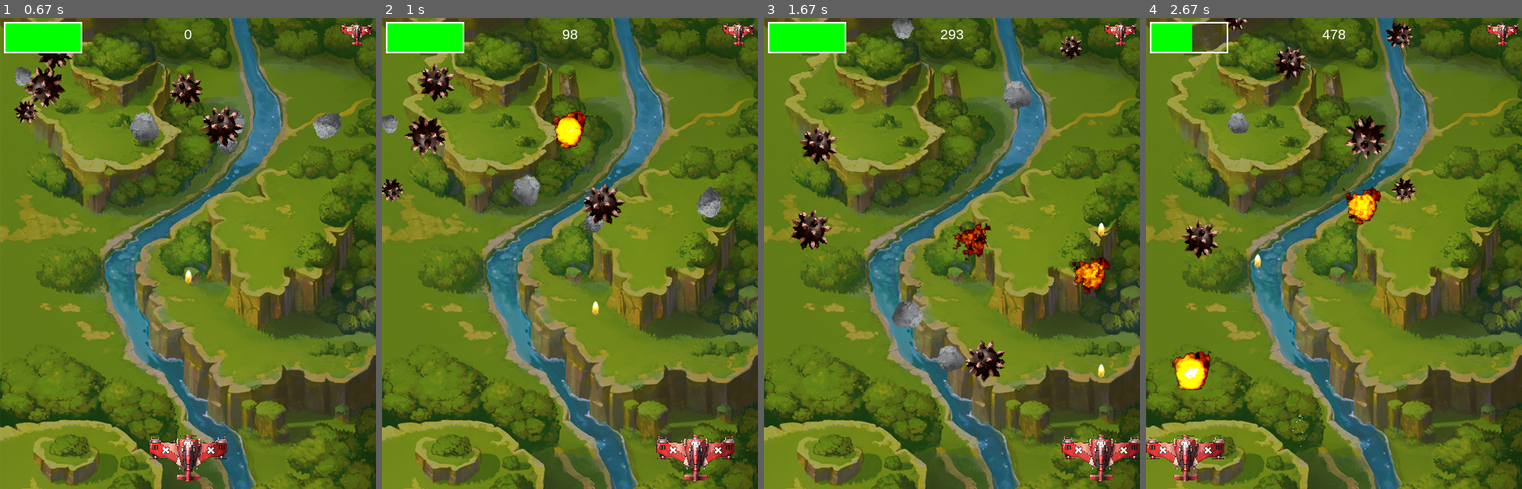
Above: before the commit, frames 1-4 (left to right).
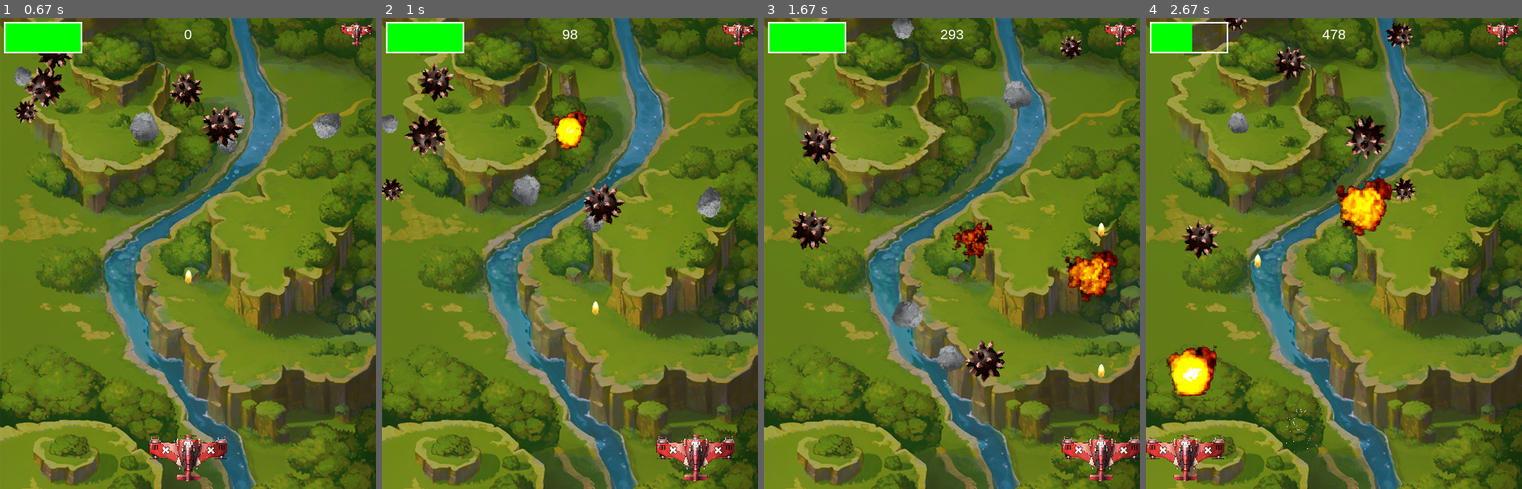
Above: after the commit, the same moments.

Repository: python-ok/pygame
Game: pygame game, started from main.py
The game is run twice, just before and just after one commit, with the same random seed, the same clock (stepped at 60 frames per second) and the same inputs.
Inputs:
- Up to frame 1 (0.67 s): tap Space at 0.33 s
- Up to frame 2 (1 s): hold Right from 0.67 s (still down); tap Space at 0.73 s
- Up to frame 3 (1.67 s): tap Space at 1.03, 1.23, 1.53 s; release Right at 1.13 s; hold Right 1.17-1.63 s
- Up to frame 4 (2.67 s): hold Left 1.67-2.2 s; tap Space at 1.73, 2.03, 2.3, 2.6 s; hold Left 2.23-2.63 s

Frame 1 is identical in both runs. In frame 2, 0.2% of the frame differs, in the area x 44-55%, y 19-28%; in frame 3, 1.1%; in frame 4, 2.0%, in the area x 5-66%, y 33-93%.

Commit message:
增加超级BOSS

Diff:
--- a/main.py
+++ b/main.py
@@ -23,8 +23,10 @@
         self.plane_img_group = []
         self.exp_img_group_1 = []
         self.exp_img_group_2 = []
+        self.exp_img_group_4 = []
         self.bonus_image_group = []
-
+        self.super_mob_img_group = []
+        self.super_mob_last_occur = 0
         self.shoot_sound = []
         self.bg_music = []
         self.exp_sound = []
@@ -35,13 +37,13 @@
         self.all_mobs_group  = 0
         self.all_bulletes_group  = 0
         self.all_bonus_group = 0
+        self.all_super_mobs_group = 0
 
         self.bonus_type = -1
         self.score = 0
         #缺省一条命， 一杆枪
         self.plane_lives = 1
-        self.power_account = 1
-        self.power_start_time = 0
+
 
         self.bg_img = random.choice(self.bg_img_group)
         self.bg_rect = self.bg_img.get_rect()
@@ -54,7 +56,7 @@
 
         self.all_bonus_group  = pygame.sprite.Group()
 
-
+        self.all_super_mobs_group = pygame.sprite.Group()
         self.plane = Plane(self)
 
         for i in range(MOB_COUNT):
@@ -76,6 +78,11 @@
 
         for i in BONUS_IMG:
             self.bonus_image_group.append(pygame.image.load(os.path.join(res_folder, i)).convert_alpha())
+
+        for i in SUPER_MOB_IMG:
+            self.super_mob_img_group.append(pygame.image.load(os.path.join(res_folder, i)).convert_alpha())
+
+
 
         #加载两组爆炸图片， 分别用于子弹击落坠石和坠石击中飞机
         for i in EXP_IMG_1:
@@ -83,6 +90,10 @@
 
         for i in EXP_IMG_2:
             self.exp_img_group_2.append(pygame.image.load(os.path.join(res_folder, i)).convert_alpha())
+
+        for i in EXP_IMG_4:
+            self.exp_img_group_4.append(pygame.image.load(os.path.join(res_folder, i)).convert_alpha())
+
 
         for i in SHOOT_SOUND:
             self.shoot_sound.append(pygame.mixer.Sound(os.path.join(res_folder, i)))
@@ -131,7 +142,7 @@
 
             self.plane.shield -= hit.radius
             #如果击中，则产生爆炸效果,为了使碰撞效果更加真实， 将爆炸点设在两个物体（坠石与飞机）的中间或者接触点上， 而不是坠石的中心
-            exp = Explosion(self, hit.rect.center, self.plane.rect.center, self.exp_img_group_1)
+            exp = Explosion(self, hit.rect.center, self.plane.rect.center, self.exp_img_group_1,hit.rect)
 
             if self.plane.shield < 0:
                 self.plane_lives -= 1
@@ -145,13 +156,12 @@
 
         hits = pygame.sprite.groupcollide(self.all_mobs_group, self.all_bulletes_group, True, True)
         for hit in hits:
+            self.exp_sound[0].play()
+
             self.score += MOB_RADIUS_SIZE_MAX * 2 - hit.radius
-            self.exp_sound[0].play()
             m = Mob(self)
             #如果击中，则产生爆炸效果
-
-            exp = Explosion(self, hit.rect.center, hit.rect.center, self.exp_img_group_2)
-
+            exp = Explosion(self, hit.rect.center, hit.rect.center, self.exp_img_group_2,hit.rect)
             if random.random() > BONUS_POSSIBILITY:
                 self.bonus_type = random.choice(BONUS_TYPE)
                 bonus = Bonus(self, hit.rect.center, self.bonus_type)
@@ -160,10 +170,25 @@
         for hit in hits:
             hit.bonus_take_effect()
 
-        #这个无法放到bonus的update方法， 因为bonus对象会被kill掉
-        if self.bonus_type == BONUS_ADD_POWER and self.power_account == 3:
-            if pygame.time.get_ticks() - self.power_start_time > BONUS_POWER_TIME:
-                self.power_account = 1
+
+        #击中super mob
+        hits = pygame.sprite.groupcollide(self.all_super_mobs_group, self.all_bulletes_group, False, True)
+        for hit in hits:
+            self.exp_sound[0].play()
+            if hit.type == "super":
+                hit.shield -= BULLETE_DAMAGE
+                if hit.shield <= 0:
+                    self.score += SUPER_MOB_SCORE
+                    Explosion(self, hit.rect.center, hit.rect.center, self.exp_img_group_4,hit.rect)
+                    hit.kill()
+
+
+
+        #每隔一段时间出现Super Mob
+        now = pygame.time.get_ticks()
+        if now - self.super_mob_last_occur >= SUPER_MOB_TIME:
+            self.super_mob_last_occur = now
+            Super_Mob(self)
 
     def draw_shield_bar(self, x, y, blood):
         if blood < 0:
--- a/settings.py
+++ b/settings.py
@@ -46,6 +46,15 @@
 EXP_IMG_2 = ['exx1.png','exx2.png','exx3.png','exx4.png','exx5.png','exx6.png','exx7.png','exx8.png','exx9.png','exx10.png','exx11.png']
 EXP_IMG_3 = ['exy01_01.png','exy01_02.png','exy01_03.png','exy01_04.png','exy01_05.png','exy01_06.png','exy01_07.png','exy01_08.png']
 
+EXP_IMG_4 = ['explosionFull_01.png','explosionFull_02.png','explosionFull_03.png','explosionFull_04.png','explosionFull_05.png','explosionFull_06.png', \
+             'explosionFull_07.png','explosionFull_08.png','explosionFull_09.png','explosionFull_10.png','explosionFull_11.png','explosionFull_12.png',\
+             'explosionFull_13.png','explosionFull_14.png','explosionFull_15.png','explosionFull_16.png','explosionFull_17.png','explosionFull_18.png',\
+             'explosionFull_19.png','explosionFull_20.png','explosionFull_21.png','explosionFull_22.png','explosionFull_23.png','explosionFull_24.png', \
+             'explosionFull_25.png','explosionFull_26.png','explosionFull_27.png','explosionFull_28.png','explosionFull_29.png','explosionFull_30.png', \
+             'explosionFull_31.png','explosionFull_32.png']
+
+SUPER_MOB_IMG = ['super_mob1.png']
+
 #声音和音乐
 EXP_SOUND = ['exp.wav']
 BG_MUSIC = ['game.wav']
@@ -75,8 +84,7 @@
 
 #爆炸的FPS和爆炸图片展示尺寸
 EXPLOSION_FPS = 50
-EXP_SIZE_W = 50
-EXP_SIZE_H = 50
+
 
 BONUS_ADD_BLOOD = 0
 BONUS_ADD_LIVE = 1
@@ -95,3 +103,12 @@
 PLANE_MAX_LIVES = 3
 ICON_SIZE_W = 40
 ICON_SIZE_H = 30
+
+
+SUPER_MOB_RADIUS_SIZE_W = int(WIDTH / 2)
+SUPER_MOB_RADIUS_SIZE_H = int(HEIGHT / 2)
+SUPER_MOB_SHIELD = 200
+SUPER_MOB_SPEED = 1
+SUPER_MOB_SCORE = 50000
+SUPER_MOB_TIME = 30000
+BULLETE_DAMAGE = 5
--- a/sprites.py
+++ b/sprites.py
@@ -42,13 +42,18 @@
 
 
 class Explosion(pygame.sprite.Sprite):
-    def __init__(self, game, center1, center2, exp_image_group):
+#发生爆炸的两个物体，爆炸图片， 爆炸尺寸
+    def __init__(self, game, center1, center2, exp_image_group,rect):
         pygame.sprite.Sprite.__init__(self)
         self.game_handle = game
 
         self.exp_image_group = exp_image_group
 
-        self.image = pygame.transform.scale(self.exp_image_group[0],(EXP_SIZE_W,EXP_SIZE_H))
+
+        self.tmp_image_w = rect.right - rect.left
+        self.tmp_image_h = rect.bottom - rect.top
+
+        self.image = pygame.transform.scale(self.exp_image_group[0],(self.tmp_image_w,self.tmp_image_h))
 
         self.rect = self.image.get_rect()
         center = ((center1[0]+center2[0])/2, (center1[1]+center2[1])/2)
@@ -69,7 +74,7 @@
             else:
                 #逐帧展示整个爆炸组图片
                 center = self.rect.center
-                self.image = pygame.transform.scale(self.exp_image_group[self.frame],(EXP_SIZE_W,EXP_SIZE_H))
+                self.image = pygame.transform.scale(self.exp_image_group[self.frame],(self.tmp_image_w,self.tmp_image_h))
                 self.rect = self.image.get_rect()
                 self.rect.center = center
 
@@ -142,9 +147,6 @@
             bullet = Bullet((self.rect.centerx+self.rect.left)/2, self.rect.top, self.game_handle)
             bullet = Bullet((self.rect.centerx+self.rect.right)/2, self.rect.top, self.game_handle)
 
-       # self.game_handle.all_sprites_group.add(bullet)
-       # self.game_handle.all_bulletes_group.add(bullet)
-
         self.game_handle.shoot_sound[0].play()
 
 
@@ -159,7 +161,8 @@
         self.org_image = pygame.transform.scale(Mod_img,(size,size))
         self.image = self.org_image.copy()
         self.rect = self.image.get_rect()
-
+        #为了区分超级怪物
+        self.type = "common"
 
         self.rot = 0
         self.rot_speed = random.randrange(-MOB_ROTATE_SPEED, +MOB_ROTATE_SPEED)
@@ -209,6 +212,39 @@
             self.rect.y = random.randrange(MOB_ORG_POS_MIN_Y,MOB_ORG_POS_MAX_Y)
             self.speedy = random.randrange(MOB_SPEED_Y_MIN, MOB_SPEED_Y_MAX)
 
+class Super_Mob(pygame.sprite.Sprite):
+    def __init__(self,game):
+
+        pygame.sprite.Sprite.__init__(self)
+        self.game_handle = game
+
+        Mod_img = random.choice(self.game_handle.super_mob_img_group)
+        self.image = pygame.transform.scale(Mod_img,(SUPER_MOB_RADIUS_SIZE_W,SUPER_MOB_RADIUS_SIZE_H))
+        self.rect = self.image.get_rect()
+        self.type = "super"
+        self.shield = SUPER_MOB_SHIELD
+        self.speedy = SUPER_MOB_SPEED
+
+        self.last_update = pygame.time.get_ticks()
+
+        self.radius = int(self.rect.width/2)
+        #pygame.draw.circle(self.image, RED, self.rect.center, self.radius)
+
+        self.rect.centerx = WIDTH/2
+        self.rect.bottom = random.randrange(MOB_ORG_POS_MIN_Y,MOB_ORG_POS_MAX_Y)
+
+
+        #加入sprite group 的功能放在各个sprite初始化模块中
+        game.all_sprites_group.add(self)
+        game.all_super_mobs_group.add(self)
+
+
+    def update(self):
+
+        self.rect.y += self.speedy
+
+        if self.rect.top > HEIGHT+10:
+            self.kill()
 
 class Bullet(pygame.sprite.Sprite):
     def __init__(self, x, y,game):
Binary file changed: resources/bonus-1.png
Binary file changed: resources/bonus-2.png
Binary file added: resources/explosionFull_01.png
Binary file added: resources/explosionFull_02.png
Binary file added: resources/explosionFull_03.png
Binary file added: resources/explosionFull_04.png
Binary file added: resources/explosionFull_05.png
Binary file added: resources/explosionFull_06.png
Binary file added: resources/explosionFull_07.png
Binary file added: resources/explosionFull_08.png
Binary file added: resources/explosionFull_09.png
Binary file added: resources/explosionFull_10.png
(and 23 more such lines)
